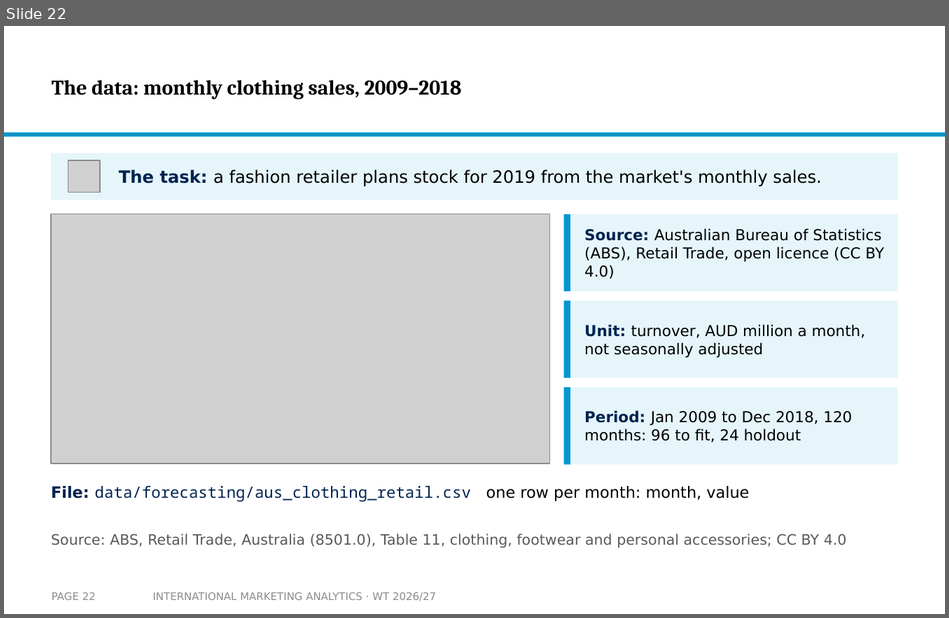
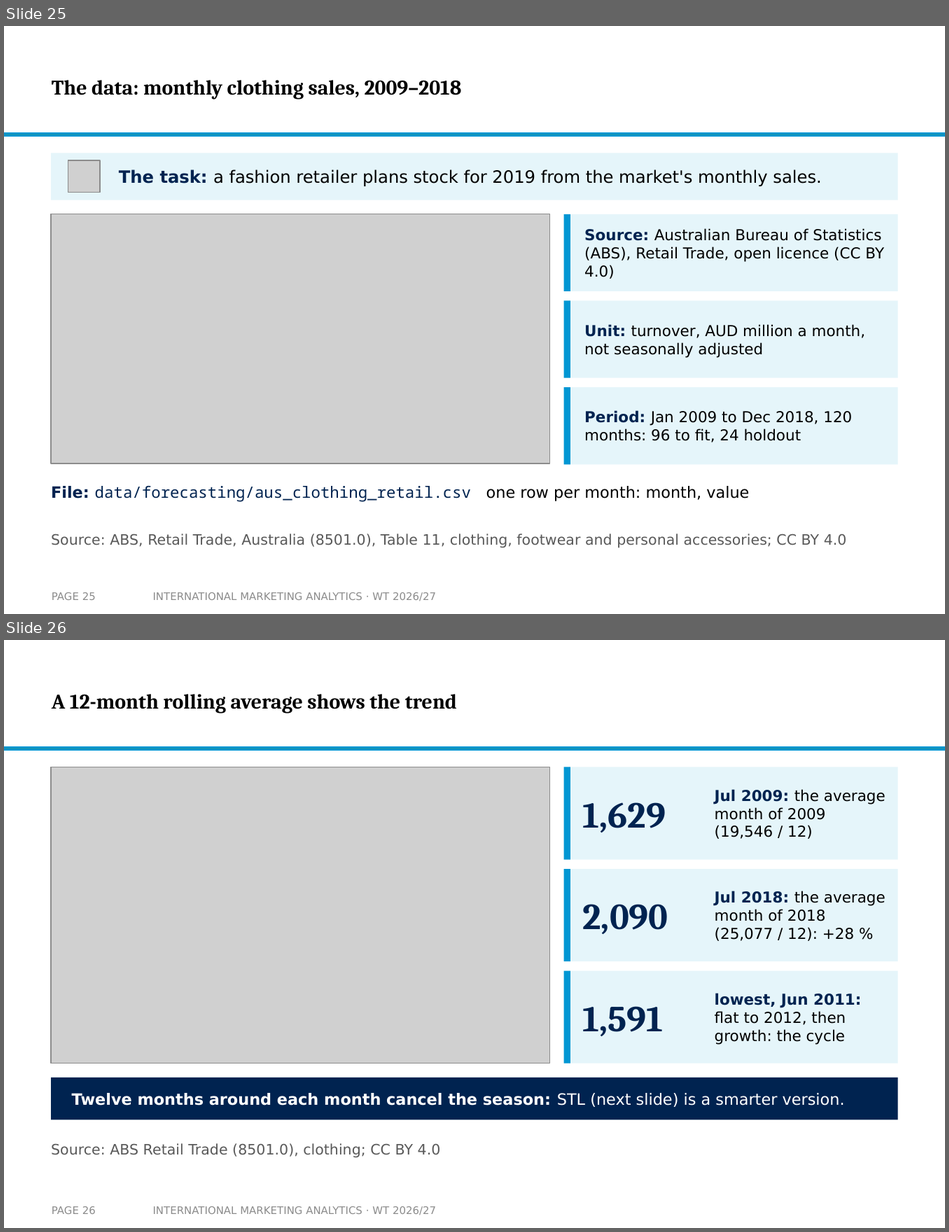
Before and after one commit to arnefloh-wu/international-marketing-analytics-teaching, a slide deck: slides/forecasting-and-time-series_WT26-27.pptx. Shown one above the other, each under a label of ours: slide 22 before the commit, slides 25 and 26 after it. The pictures are 949x618 and 949x1232 pixels, drawn with LibreOffice and Linux fonts; fonts in the diff are those of the drawing; grey boxes stand for pictures; background and template pictures are left out. Boxes give left, top, right and bottom in pixels: in the first picture for what was removed or moved away, otherwise in the second. Text is boxed around its words. In the diff, an @@ line names an element or a change of style, - is before the commit and + after.

```diff
--- a/slides/forecasting-and-time-series_WT26-27.pptx
+++ b/slides/forecasting-and-time-series_WT26-27.pptx
@@ slide 26 added at <box>4,640,945,1228</box>, background #FFFFFF; not listed: 1 template element that a slide beside it also shows @@
@@ title added at <box>52,694,457,714</box>, 16 pt, text #000000, bold @@
+A 12-month rolling average shows the trend
@@ picture added at <box>51,767,550,1064</box> @@
@@ rectangle added at <box>564,767,898,859</box>, fill #E5F5FA @@
@@ rectangle added at <box>564,767,570,859</box>, fill #0096D3 @@
@@ text added at <box>583,802,666,832</box>, 28 pt, text #002350, bold @@
+1,629
@@ text added at <box>714,789,885,839</box>, 11.5 pt, text #000000 @@
+Jul 2009: the average month of 2009 (19,546 / 12)
@@ rectangle added at <box>564,869,898,961</box>, fill #E5F5FA @@
@@ rectangle added at <box>564,869,570,961</box>, fill #0096D3 @@
@@ text added at <box>714,891,885,941</box>, 11.5 pt, text #000000 @@
+Jul 2018: the average month of 2018 (25,077 / 12): +28 %
@@ text added at <box>583,904,668,934</box>, 28 pt, text #002350, bold @@
+2,090
@@ rectangle added at <box>564,971,898,1064</box>, fill #E5F5FA @@
@@ rectangle added at <box>564,971,570,1064</box>, fill #0096D3 @@
@@ text added at <box>714,993,861,1045</box>, 11.5 pt, text #000000 @@
+lowest, Jun 2011: flat to 2012, then growth: the cycle
@@ text added at <box>583,1006,663,1036</box>, 28 pt, text #002350, bold @@
+1,591
@@ rectangle added at <box>51,1078,898,1119</box>, fill #002350 @@
@@ text added at <box>72,1093,845,1107</box>, 12 pt, text #FFFFFF, bold @@
+Twelve months around each month cancel the season: STL (next slide) is a smarter version.
@@ text added at <box>51,1143,441,1158</box>, 11 pt, text #595959 @@
+Source: ABS Retail Trade (8501.0), clothing; CC BY 4.0
@@ page number added at <box>52,1206,96,1214</box>, 8 pt, text #8C8C8C @@
+PAGE 26
@@ text added at <box>153,1206,436,1215</box>, 8 pt, text #8C8C8C @@
+INTERNATIONAL MARKETING ANALYTICS · WT 2026/27
@@ what was slide 22 is now slide 25 @@
@@ page number at <box>52,592,96,600</box>: text changed @@
-PAGE 22
+PAGE 25
```
Also in this commit, not shown: 11 slides changed, 3 other slides added, 3 other files.
